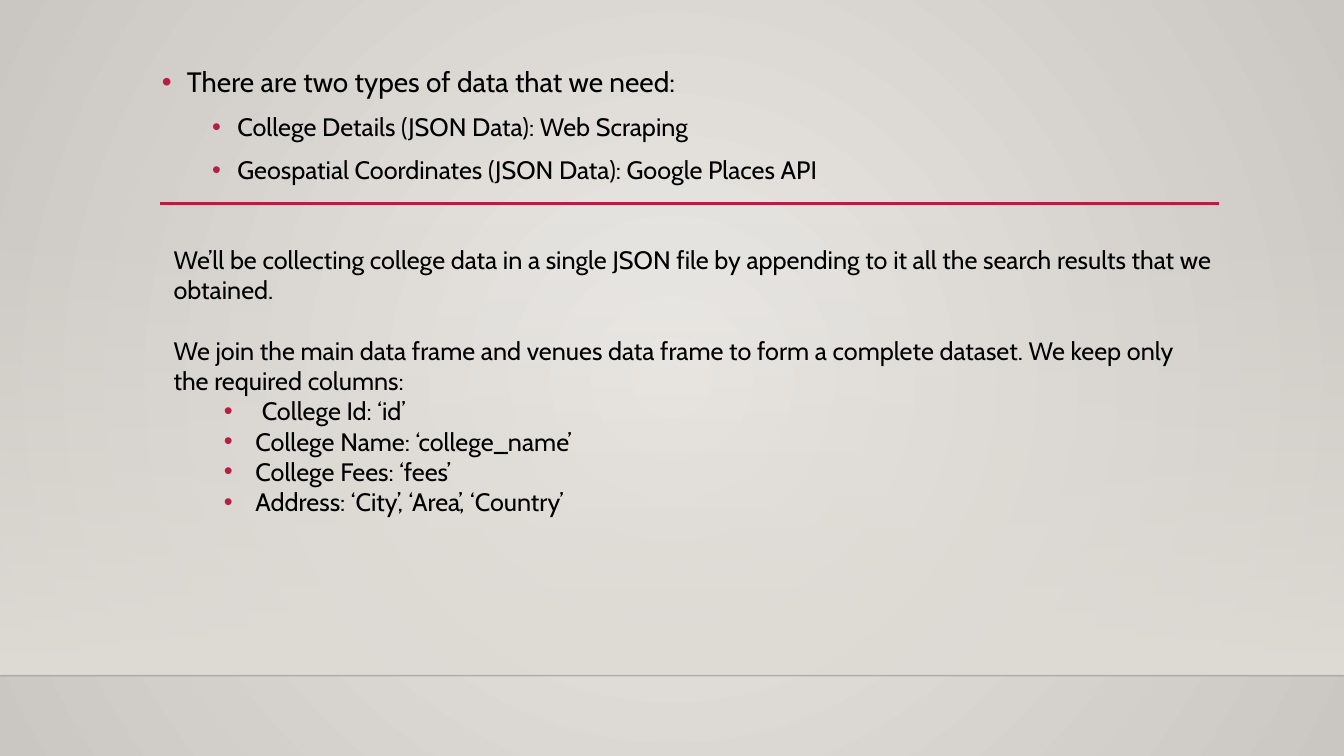
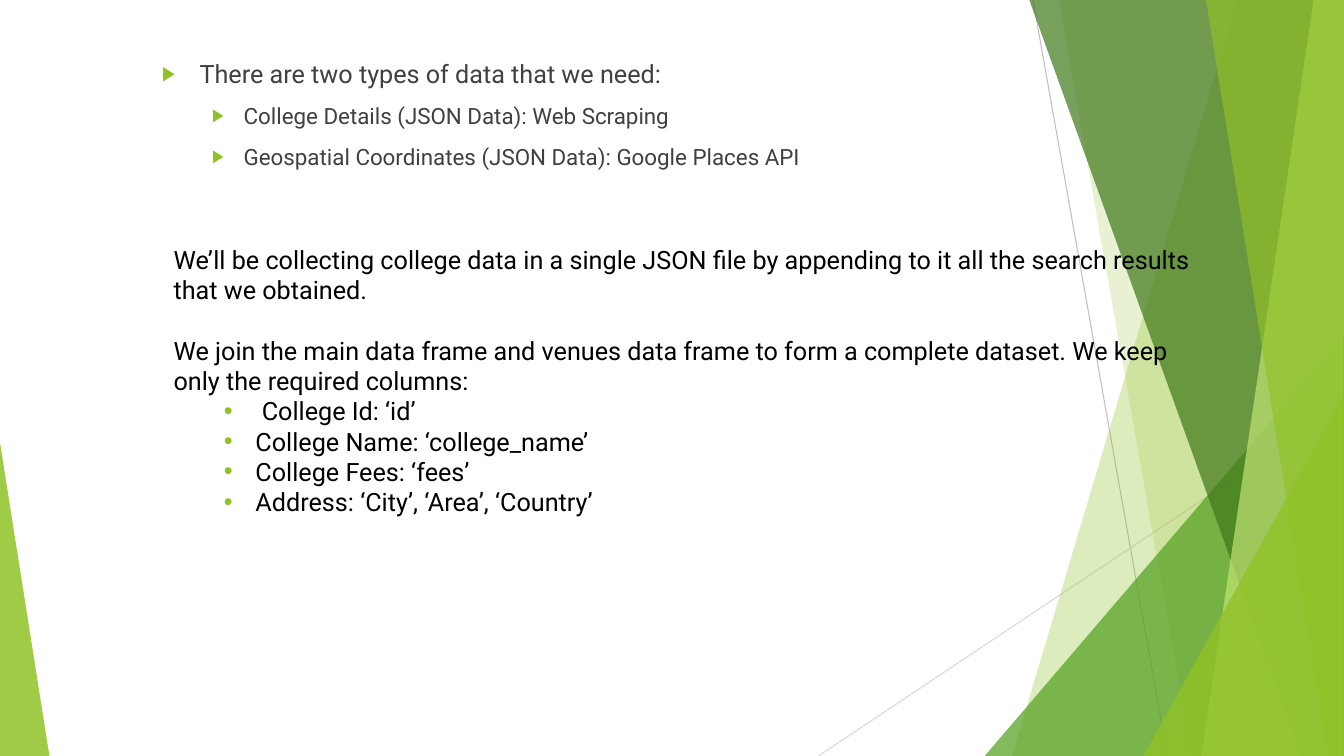
Before and after one commit to deepratnaawale/Capstone, a slide deck: slide 4 of Presentables/Clustering Colleges.pptx. Drawn at 1344x756 pixels with LibreOffice and Linux fonts; fonts in the diff are those of the drawing; background and template pictures are left out. Boxes give left, top, right and bottom in pixels: in the first picture for what was removed or moved away, otherwise in the second. Text is boxed around its words. In the diff, an @@ line names an element or a change of style, - is before the commit and + after.

```diff
--- a/Presentables/Clustering Colleges.pptx
+++ b/Presentables/Clustering Colleges.pptx
@@ background gradient #ECEAE7 to #CAC7C1 to #FFFFFF @@
@@ text "There are two types of ..." at box(200, 64, 800, 170): size 20 to 18 pt in "There are two types of data that ..."; font Cabin to Roboto, text colour #000000 to #404040; size 18 to 16 pt in "College Details (JSON Data): Web Scraping", "Geospatial Coordinates (JSON Data): Google Places API"; bullet • to ▶; line spacing 1.2 to 1; bullet colour #B71E42 to #90C226; more space between paragraphs @@
@@ line removed from (160, 204) to (1220, 204) @@
@@ rectangle removed at box(0, 223, 1344, 676) @@
@@ text "We’ll be collecting college data ..." at box(174, 246, 1189, 517): font Cabin to Roboto; bullet colour #B71E42 to #90C226 @@
@@ group added at box(0, 0, 1344, 756): 5 freeform shapes, 3 triangles, 2 lines @@
@@ line removed from (0, 676) to (1344, 676) @@
```
Also in this commit, not shown: 11 other slides changed, 2 slides added, 1 other file.
